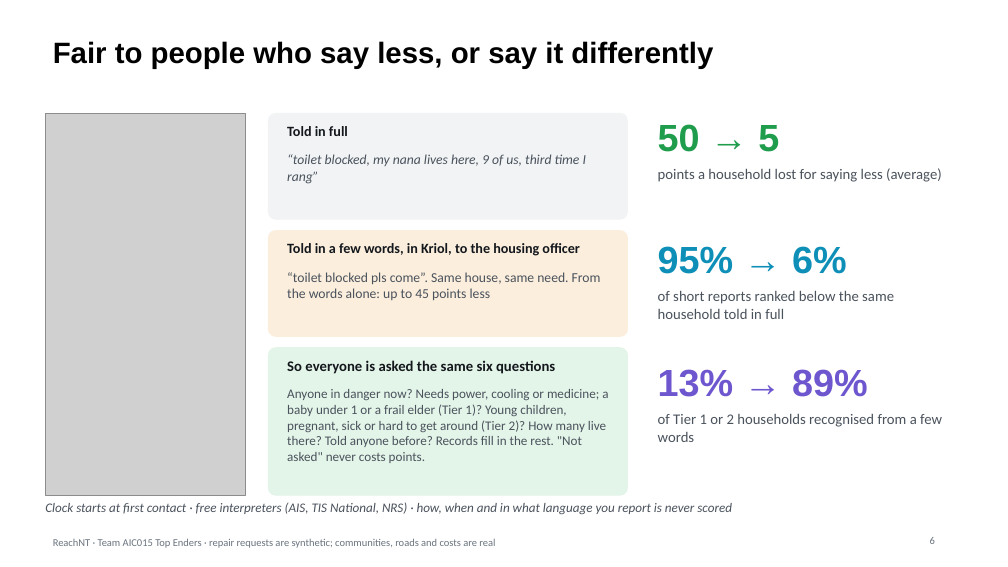
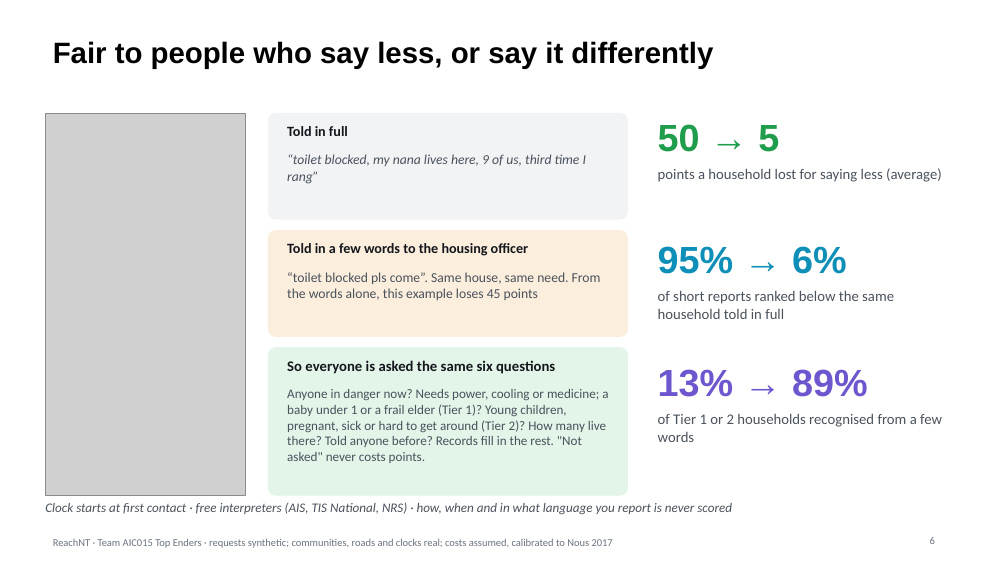
Before and after one commit to harshrastogii/reachnt, a slide deck: slide 6 of docs/deck/DataChallenge_Team AIC015_Slides.pptx. Drawn at 1008x567 pixels with LibreOffice and Linux fonts; fonts in the diff are those of the drawing; grey boxes stand for pictures. Boxes give left, top, right and bottom in pixels: in the first picture for what was removed or moved away, otherwise in the second. Text is boxed around its words. In the diff, an @@ line names an element or a change of style, - is before the commit and + after.

Commit message:
Apply judge-panel fixes to deck, script, report and privacy
Demo steps follow the real first job (Binjari house 29) and where each
button is; slide 3's callout says remote overall; slide 9 compares with
cheapest-first plus the urgent guarantee; the footer says costs are
assumed and calibrated; slide 6 no longer claims a Kriol test.
Health-related intake answers are not readable by analysts or the
planner. Trade-off screenshot retaken with current numbers.

```diff
--- a/docs/deck/DataChallenge_Team AIC015_Slides.pptx
+++ b/docs/deck/DataChallenge_Team AIC015_Slides.pptx
@@ text at bbox=[287, 243, 528, 256]: text changed @@
-Told in a few words, in Kriol, to the housing officer
+Told in a few words to the housing officer
@@ text at bbox=[287, 272, 601, 300]: text changed @@
-“toilet blocked pls come”. Same house, same need. From the words alone: up to 45 points less
+“toilet blocked pls come”. Same house, same need. From the words alone, this example loses 45 points
@@ text at bbox=[53, 539, 613, 548]: text changed @@
-ReachNT · Team AIC015 Top Enders · repair requests are synthetic; communities, roads and costs are real
+ReachNT · Team AIC015 Top Enders · requests synthetic; communities, roads and clocks real; costs assumed, calibrated to Nous 2017
```
Also in this commit, not shown: 12 other slides changed, 8 other files.
